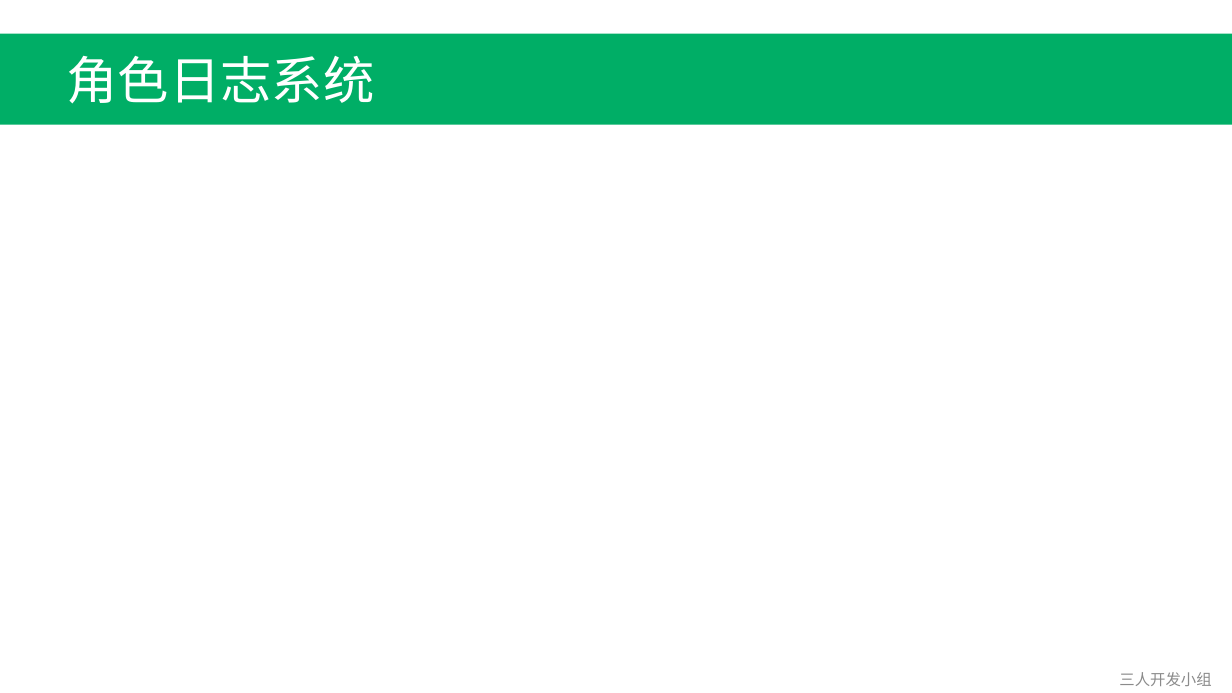
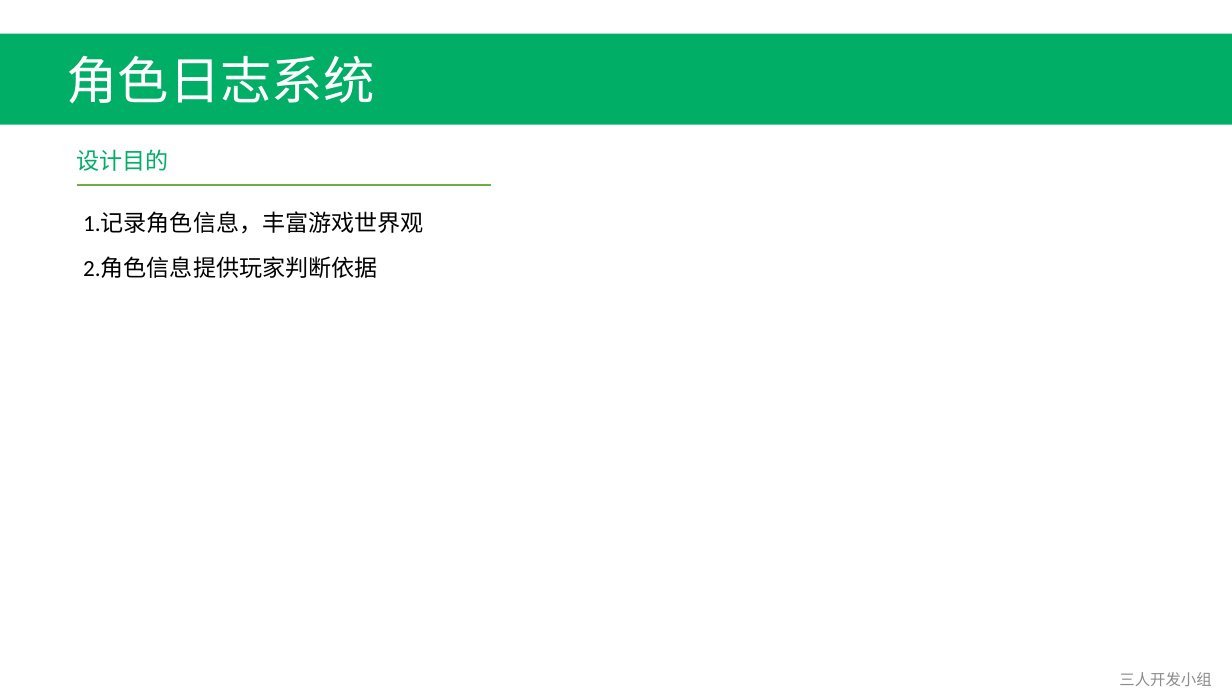
Before and after one commit to Fordebt/Give-me-my-money, a slide deck: slide 7 of 系统.pptx (slide 5 before the commit). Drawn at 1232x693 pixels with LibreOffice and Linux fonts; fonts in the diff are those of the drawing. Boxes give left, top, right and bottom in pixels: in the first picture for what was removed or moved away, otherwise in the second. Text is boxed around its words. In the diff, an @@ line names an element or a change of style, - is before the commit and + after.

```diff
--- a/系统.pptx
+++ b/系统.pptx
@@ text added at (x1=76, y1=149, x2=168, y2=171), 18 pt, text #00AE66 @@
+设计目的
@@ line added from (77, 185) to (491, 185), #70AD47 1.5 pt @@
@@ text added at (x1=83, y1=211, x2=424, y2=234), 18 pt, text #000000 @@
+1.记录角色信息，丰富游戏世界观
@@ text added at (x1=83, y1=256, x2=378, y2=278), 18 pt, text #000000 @@
+2.角色信息提供玩家判断依据
```
Also in this commit, not shown: 4 other slides changed, 2 slides added, 1 other file.
